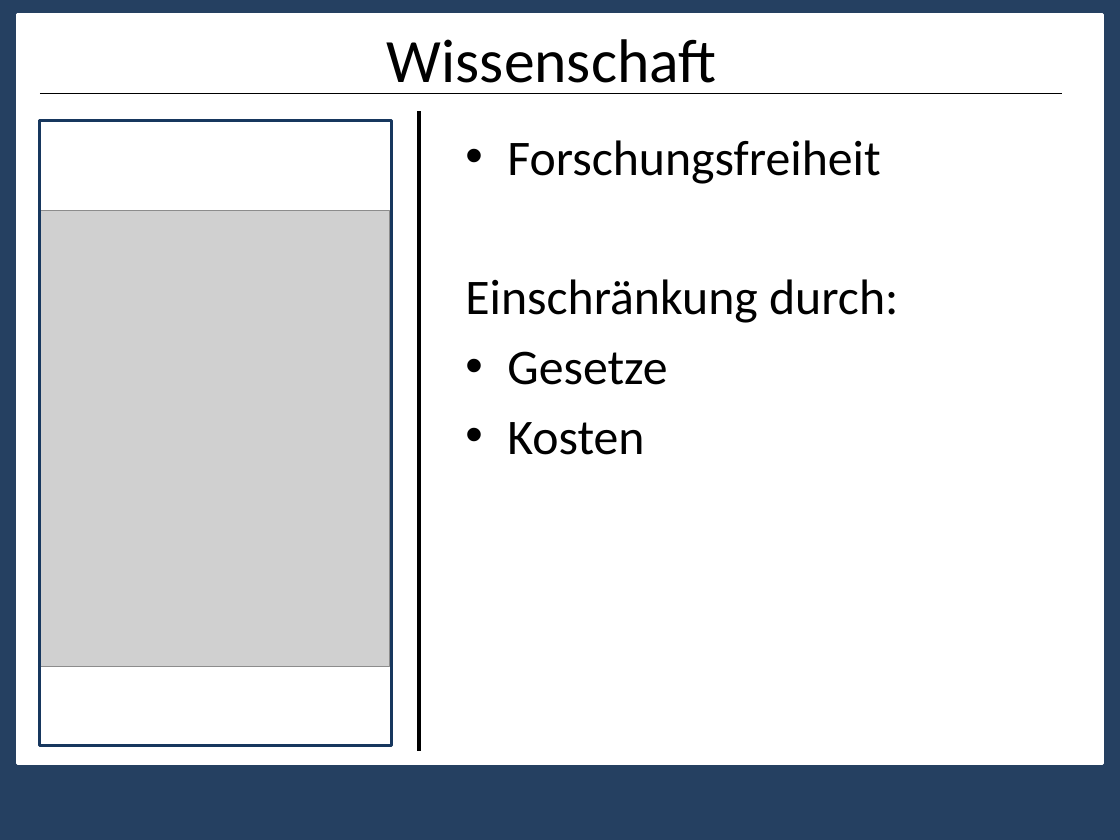
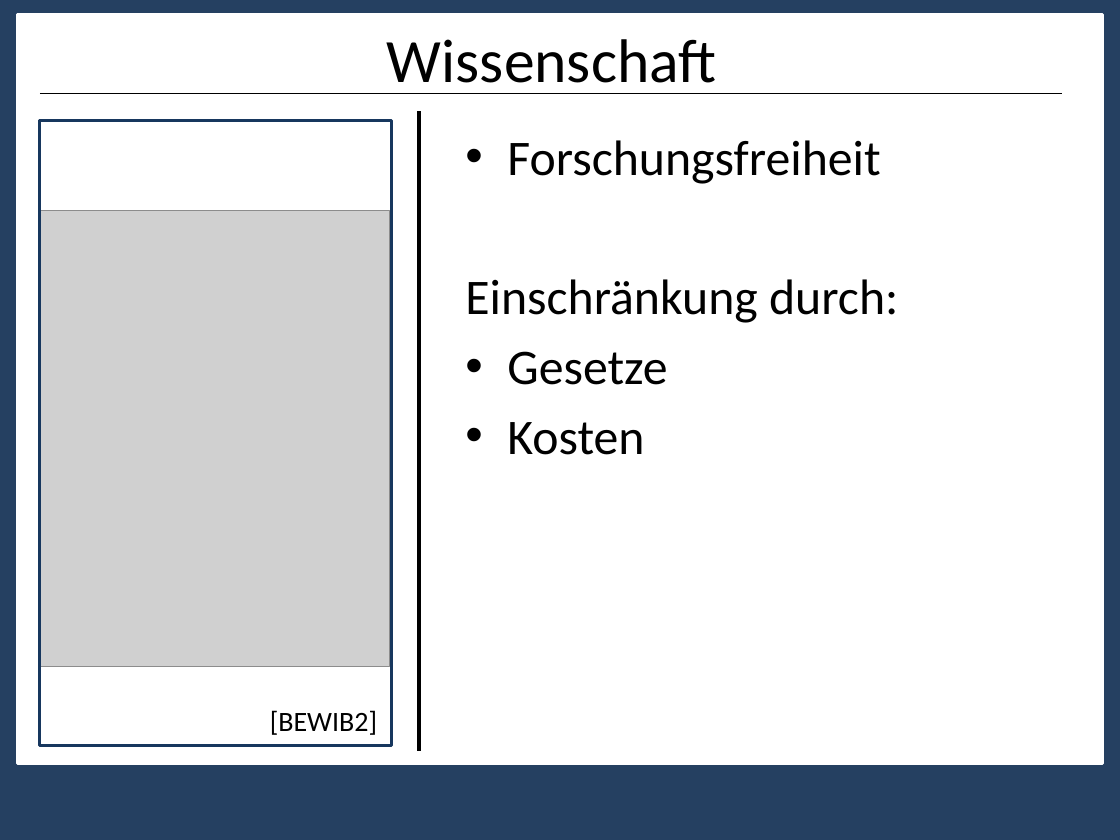
Before and after one commit to nicolehm/PMWK, a slide deck: slide 6 of Präsentation1.pptx (slide 27 before the commit). Drawn at 1120x840 pixels with LibreOffice and Linux fonts; fonts in the diff are those of the drawing; grey boxes stand for pictures. Boxes give left, top, right and bottom in pixels: in the first picture for what was removed or moved away, otherwise in the second. Text is boxed around its words. In the diff, an @@ line names an element or a change of style, - is before the commit and + after.

```diff
--- a/Präsentation1.pptx
+++ b/Präsentation1.pptx
@@ text added at box(270, 710, 377, 735), 18 pt, text #000000 @@
+[BEWIB2]
```
Also in this commit, not shown: 7 other slides changed, 10 slides added, 5 slides removed.
